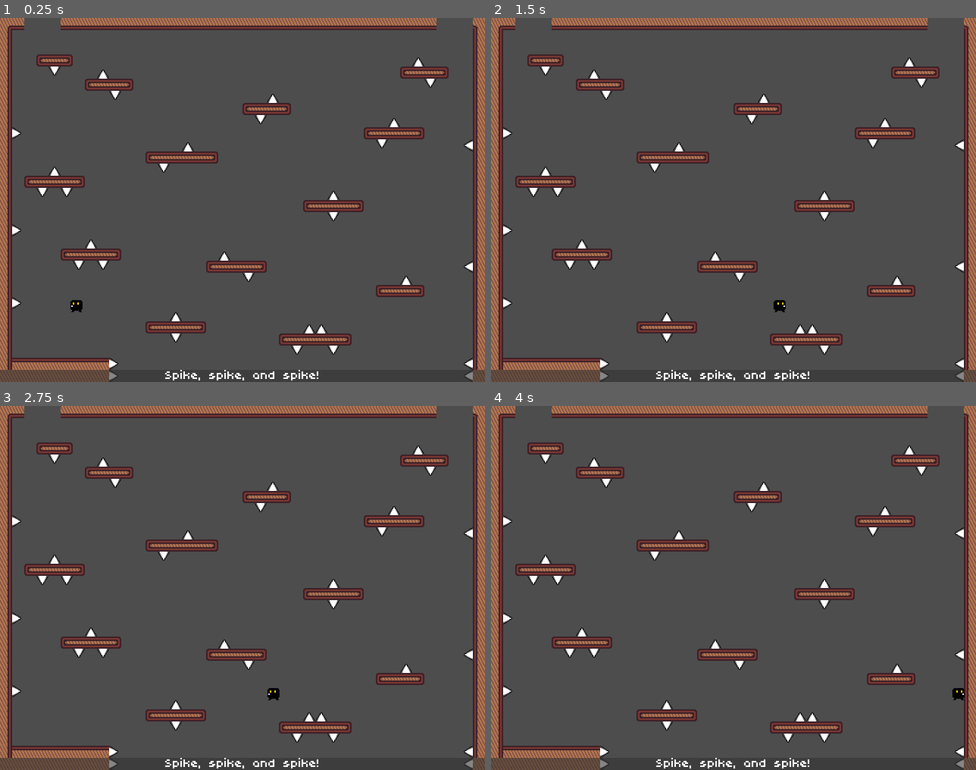
Above: before the commit, frames 1-4 (two rows, left to right).
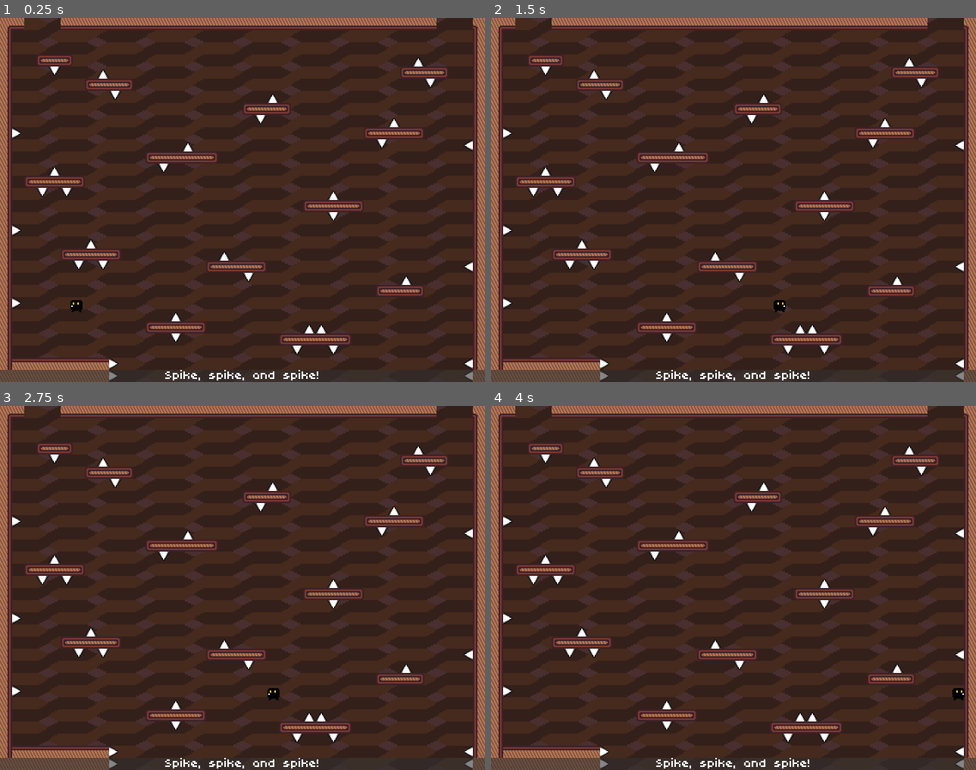
Above: after the commit, the same moments.

Repository: Team-Bunglon/phantom-striker
Game: Godot game, scene res://levels/level5.tscn
The game is run twice, just before and just after one commit, with the same random seed, the same clock (stepped at 60 frames per second) and the same inputs. This scene is started directly instead of the project's main scene.
Inputs:
- Up to frame 1 (0.25 s): no input
- Up to frame 2 (1.5 s): tap Enter at 0.5 s; hold D (move_right) from 0.53 s (still down); tap W (jump) at 0.6, 0.77, 1.07 s; tap S (crouch) at 1.35 s
- Up to frame 3 (2.75 s): tap W (jump) at 1.52, 1.55, 1.82, 2.3 s; release D (move_right) at 2.03 s; hold A (move_left) from 2.03 s (still down); hold Space (start_game) from 2.03 s (still down)
- Up to frame 4 (4 s): release A (move_left) at 2.78 s; release Space (start_game) at 2.78 s; hold D (move_right) from 2.78 s (still down); tap W (jump) at 2.85, 3.02, 3.32, 3.77, 3.8 s; hold S (crouch) from 3.53 s (still down)

The runs differ from the first frame. In frame 1, 82% of the frame differs, in the area x 2-98%, y 0-97%; in frame 2, 82%; in frame 3, 82%; in frame 4, 82%.
Error in both runs: Invalid operands 'float' and 'Vector2' in operator '+'. (res://objects/player.gd:146)

Commit message:
feat: adding background to level 5 and 6

Diff:
--- a/levels/level0.tscn
+++ b/levels/level0.tscn
@@ -36,9 +36,22 @@
 
 [node name="Player" parent="." instance=ExtResource("3_akf2k")]
 position = Vector2(24, 278)
+strike_particle_length = null
+max_speed = null
+max_launch_x = null
 max_jump_height = 80.0
+acceleration = null
+floor_friction = null
+air_friction = null
 jump_time_to_peak = 0.4
 jump_time_to_descend = 0.35
+jump_lost_multiplier = null
+reduced_height_multiplier = null
+jump_buffer_frame = null
+coyote_frame = null
+wall_frame = null
+strike_delay_frame = null
+move_delay_frame = null
 
 [node name="TileMap" type="TileMap" parent="."]
 tile_set = ExtResource("4_bygm3")
--- a/levels/level2.tscn
+++ b/levels/level2.tscn
@@ -36,9 +36,22 @@
 
 [node name="Player" parent="." instance=ExtResource("3_d04lr")]
 position = Vector2(26, 441)
+strike_particle_length = null
+max_speed = null
+max_launch_x = null
 max_jump_height = 80.0
+acceleration = null
+floor_friction = null
+air_friction = null
 jump_time_to_peak = 0.4
 jump_time_to_descend = 0.35
+jump_lost_multiplier = null
+reduced_height_multiplier = null
+jump_buffer_frame = null
+coyote_frame = null
+wall_frame = null
+strike_delay_frame = null
+move_delay_frame = null
 
 [node name="TileMap" type="TileMap" parent="."]
 tile_set = ExtResource("2_yvocw")
--- a/levels/level3.tscn
+++ b/levels/level3.tscn
@@ -36,8 +36,22 @@
 
 [node name="Player" parent="." instance=ExtResource("3_mc5hf")]
 position = Vector2(101, 380)
+strike_particle_length = null
+max_speed = null
+max_launch_x = null
+max_jump_height = null
+acceleration = null
+floor_friction = null
+air_friction = null
 jump_time_to_peak = 0.4
 jump_time_to_descend = 0.35
+jump_lost_multiplier = null
+reduced_height_multiplier = null
+jump_buffer_frame = null
+coyote_frame = null
+wall_frame = null
+strike_delay_frame = null
+move_delay_frame = null
 
 [node name="TileMap" type="TileMap" parent="."]
 tile_set = ExtResource("4_hnnsm")
--- a/levels/level5.tscn
+++ b/levels/level5.tscn
@@ -1,10 +1,11 @@
-[gd_scene load_steps=8 format=3 uid="uid://bxvxutvxpaic0"]
+[gd_scene load_steps=9 format=3 uid="uid://bxvxutvxpaic0"]
 
 [ext_resource type="Script" path="res://levels/level_class.gd" id="1_mxs2c"]
 [ext_resource type="FontFile" uid="uid://cyv5okyo2hgew" path="res://assets/poco.ttf" id="2_6jikn"]
 [ext_resource type="PackedScene" uid="uid://cymvpxtr5hvfj" path="res://objects/player.tscn" id="3_rlqyc"]
 [ext_resource type="TileSet" uid="uid://dnx1extlu8pxs" path="res://assets/sprites/tiles.tres" id="4_s54uo"]
 [ext_resource type="TileSet" uid="uid://orhoddg6nkpl" path="res://assets/sprites/spikes.tres" id="5_q2hfu"]
+[ext_resource type="Texture2D" uid="uid://bj18c5gdkp3oh" path="res://assets/aseprite/background_1.png" id="6_a31u6"]
 
 [sub_resource type="RectangleShape2D" id="RectangleShape2D_61ngw"]
 size = Vector2(768, 16)
@@ -37,14 +38,34 @@
 
 [node name="Player" parent="." instance=ExtResource("3_rlqyc")]
 position = Vector2(101, 380)
+strike_particle_length = null
+max_speed = null
+max_launch_x = null
 max_jump_height = 80.0
+acceleration = null
+floor_friction = null
+air_friction = null
 jump_time_to_peak = 0.4
 jump_time_to_descend = 0.35
+jump_lost_multiplier = null
+reduced_height_multiplier = null
+jump_buffer_frame = null
+coyote_frame = null
+wall_frame = null
+strike_delay_frame = null
+move_delay_frame = null
 
 [node name="TileMap" type="TileMap" parent="."]
 tile_set = ExtResource("4_s54uo")
 format = 2
 layer_0/tile_data = PackedInt32Array(0, 1, 0, 65536, 1, 1, 131072, 1, 1, 196608, 1, 1, 262144, 1, 1, 327680, 1, 1, 3932 …(2995 unchanged characters)…
+
+[node name="Background" type="Sprite2D" parent="."]
+z_index = -100
+position = Vector2(320, 240)
+scale = Vector2(2, 2)
+texture = ExtResource("6_a31u6")
+metadata/_edit_lock_ = true
 
 [node name="SpikeMap" type="TileMap" parent="."]
 tile_set = ExtResource("5_q2hfu")
--- a/levels/level6.tscn
+++ b/levels/level6.tscn
@@ -1,10 +1,11 @@
-[gd_scene load_steps=8 format=3 uid="uid://bo4o4lq3w443r"]
+[gd_scene load_steps=9 format=3 uid="uid://bo4o4lq3w443r"]
 
 [ext_resource type="Script" path="res://levels/level_class.gd" id="1_c3jd6"]
 [ext_resource type="FontFile" uid="uid://cyv5okyo2hgew" path="res://assets/poco.ttf" id="2_w4ol5"]
 [ext_resource type="PackedScene" uid="uid://cymvpxtr5hvfj" path="res://objects/player.tscn" id="3_nbj4i"]
 [ext_resource type="TileSet" uid="uid://dnx1extlu8pxs" path="res://assets/sprites/tiles.tres" id="4_6xywi"]
 [ext_resource type="TileSet" uid="uid://orhoddg6nkpl" path="res://assets/sprites/spikes.tres" id="5_bi71j"]
+[ext_resource type="Texture2D" uid="uid://bj18c5gdkp3oh" path="res://assets/aseprite/background_1.png" id="5_gfs27"]
 
 [sub_resource type="RectangleShape2D" id="RectangleShape2D_61ngw"]
 size = Vector2(768, 16)
@@ -37,14 +38,34 @@
 
 [node name="Player" parent="." instance=ExtResource("3_nbj4i")]
 position = Vector2(101, 380)
+strike_particle_length = null
+max_speed = null
+max_launch_x = null
 max_jump_height = 80.0
+acceleration = null
+floor_friction = null
+air_friction = null
 jump_time_to_peak = 0.4
 jump_time_to_descend = 0.35
+jump_lost_multiplier = null
+reduced_height_multiplier = null
+jump_buffer_frame = null
+coyote_frame = null
+wall_frame = null
+strike_delay_frame = null
+move_delay_frame = null
 
 [node name="TileMap" type="TileMap" parent="."]
 tile_set = ExtResource("4_6xywi")
 format = 2
 layer_0/tile_data = PackedInt32Array(0, 1, 0, 65536, 1, 1, 131072, 1, 1, 196608, 1, 1, 262144, 1, 1, 327680, 1, 1, 3932 …(16583 unchanged characters)…
+
+[node name="Background" type="Sprite2D" parent="."]
+z_index = -100
+position = Vector2(320, 240)
+scale = Vector2(2, 2)
+texture = ExtResource("5_gfs27")
+metadata/_edit_lock_ = true
 
 [node name="SpikeMap" type="TileMap" parent="."]
 tile_set = ExtResource("5_bi71j")
--- a/objects/player.tscn
+++ b/objects/player.tscn
@@ -73,6 +73,62 @@
 "transitions": PackedFloat32Array(1),
 "update": 1,
 "values": [2]
+}
+tracks/1/type = "value"
+tracks/1/imported = false
+tracks/1/enabled = true
+tracks/1/path = NodePath("Sprite:flip_h")
+tracks/1/interp = 1
+tracks/1/loop_wrap = true
+tracks/1/keys = {
+"times": PackedFloat32Array(0),
+"transitions": PackedFloat32Array(1),
+"update": 1,
+"values": [false]
+}
+
+[sub_resource type="Animation" id="Animation_qjiw7"]
+resource_name = "die_left"
+length = 0.5
+tracks/0/type = "value"
+tracks/0/imported = false
+tracks/0/enabled = true
+tracks/0/path = NodePath("Sprite:frame")
+tracks/0/interp = 1
+tracks/0/loop_wrap = true
+tracks/0/keys = {
+"times": PackedFloat32Array(0),
+"transitions": PackedFloat32Array(1),
+"update": 1,
+"values": [4]
+}
+tracks/1/type = "value"
+tracks/1/imported = false
+tracks/1/enabled = true
+tracks/1/path = NodePath("Sprite:flip_h")
+tracks/1/interp = 1
+tracks/1/loop_wrap = true
+tracks/1/keys = {
+"times": PackedFloat32Array(0),
+"transitions": PackedFloat32Array(1),
+"update": 1,
+"values": [true]
+}
+
+[sub_resource type="Animation" id="Animation_01jty"]
+resource_name = "die_right"
+length = 0.5
+tracks/0/type = "value"
+tracks/0/imported = false
+tracks/0/enabled = true
+tracks/0/path = NodePath("Sprite:frame")
+tracks/0/interp = 1
+tracks/0/loop_wrap = true
+tracks/0/keys = {
+"times": PackedFloat32Array(0),
+"transitions": PackedFloat32Array(1),
+"update": 1,
+"values": [4]
 }
 tracks/1/type = "value"
 tracks/1/imported = false
@@ -243,62 +299,6 @@
 "transitions": PackedFloat32Array(1, 1),
 "update": 1,
 "values": [1, 0]
-}
-tracks/1/type = "value"
-tracks/1/imported = false
-tracks/1/enabled = true
-tracks/1/path = NodePath("Sprite:flip_h")
-tracks/1/interp = 1
-tracks/1/loop_wrap = true
-tracks/1/keys = {
-"times": PackedFloat32Array(0),
-"transitions": PackedFloat32Array(1),
-"update": 1,
-"values": [false]
-}
-
-[sub_resource type="Animation" id="Animation_qjiw7"]
-resource_name = "die_left"
-length = 0.5
-tracks/0/type = "value"
-tracks/0/imported = false
-tracks/0/enabled = true
-tracks/0/path = NodePath("Sprite:frame")
-tracks/0/interp = 1
-tracks/0/loop_wrap = true
-tracks/0/keys = {
-"times": PackedFloat32Array(0),
-"transitions": PackedFloat32Array(1),
-"update": 1,
-"values": [4]
-}
-tracks/1/type = "value"
-tracks/1/imported = false
-tracks/1/enabled = true
-tracks/1/path = NodePath("Sprite:flip_h")
-tracks/1/interp = 1
-tracks/1/loop_wrap = true
-tracks/1/keys = {
-"times": PackedFloat32Array(0),
-"transitions": PackedFloat32Array(1),
-"update": 1,
-"values": [true]
-}
-
-[sub_resource type="Animation" id="Animation_01jty"]
-resource_name = "die_right"
-length = 0.5
-tracks/0/type = "value"
-tracks/0/imported = false
-tracks/0/enabled = true
-tracks/0/path = NodePath("Sprite:frame")
-tracks/0/interp = 1
-tracks/0/loop_wrap = true
-tracks/0/keys = {
-"times": PackedFloat32Array(0),
-"transitions": PackedFloat32Array(1),
-"update": 1,
-"values": [4]
 }
 tracks/1/type = "value"
 tracks/1/imported = false
Not shown: 1 places in levels/level1.tscn that only renumber resources
